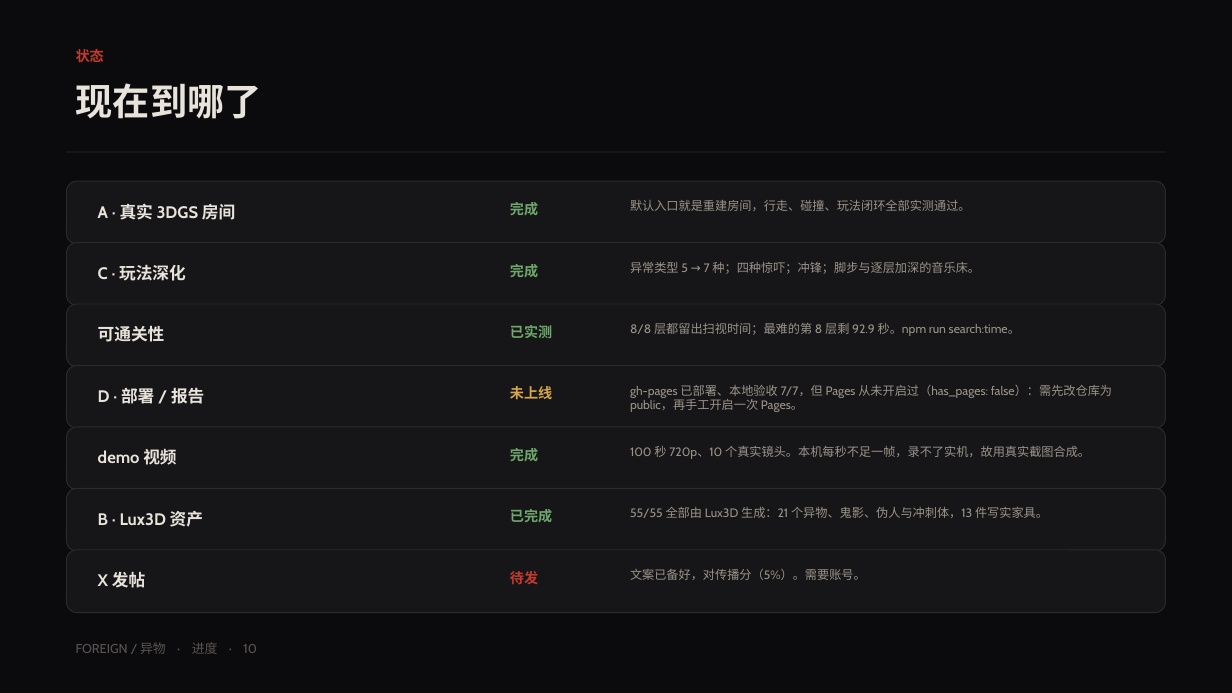
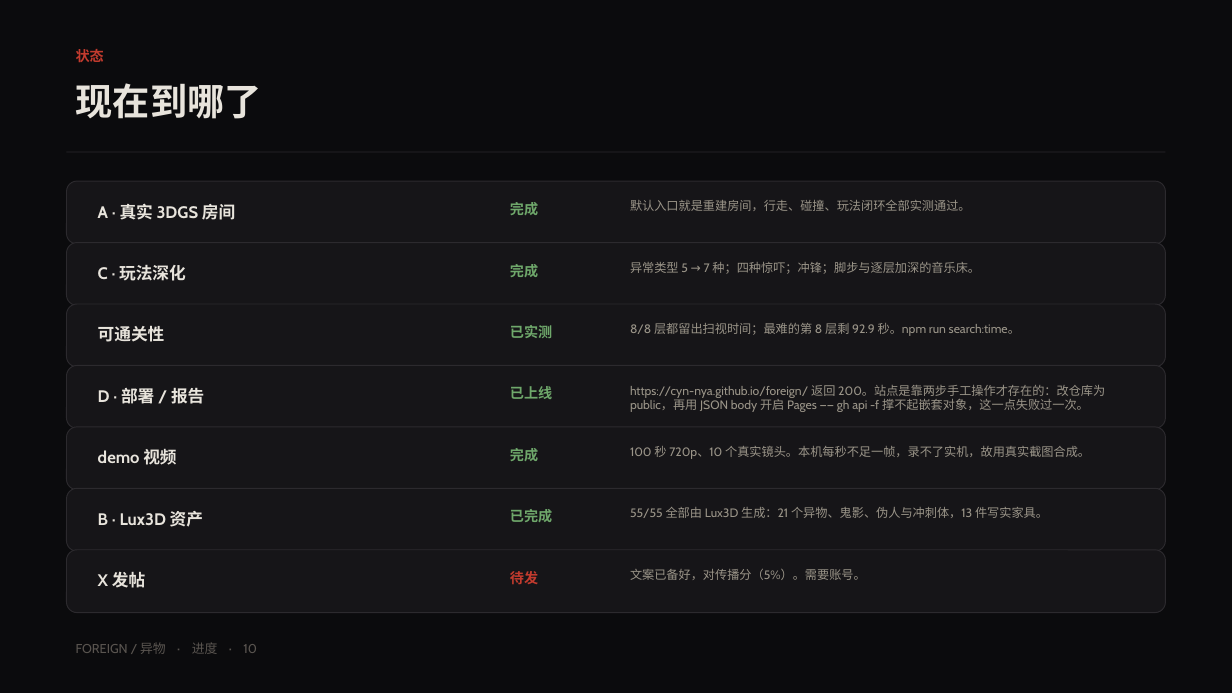
Before and after one commit to cyn-nya/foreign, a slide deck: slide 10 of artifacts/report/FOREIGN-report.pptx. Drawn at 1232x693 pixels with LibreOffice and Linux fonts; fonts in the diff are those of the drawing. Boxes give left, top, right and bottom in pixels: in the first picture for what was removed or moved away, otherwise in the second. Text is boxed around its words. In the diff, an @@ line names an element or a change of style, - is before the commit and + after.

```diff
--- a/artifacts/report/FOREIGN-report.pptx
+++ b/artifacts/report/FOREIGN-report.pptx
@@ text at box(510, 386, 552, 399): text changed; text colour #D8A64A to #6FA86B @@
-未上线
+已上线
@@ text at box(630, 385, 1105, 412): text changed @@
-gh-pages 已部署、本地验收 7/7，但 Pages 从未开启过（has_pages: false）：需先改仓库为 public，再手工开启一次 Pages。
+https://cyn-nya.github.io/foreign/ 返回 200。站点是靠两步手工操作才存在的：改仓库为 public，再用 JSON body 开启 Pages —— gh api -f 撑不起嵌套对象，这一点失败过一次。
```
Also in this commit, not shown: 1 other slide changed, 21 other files.
